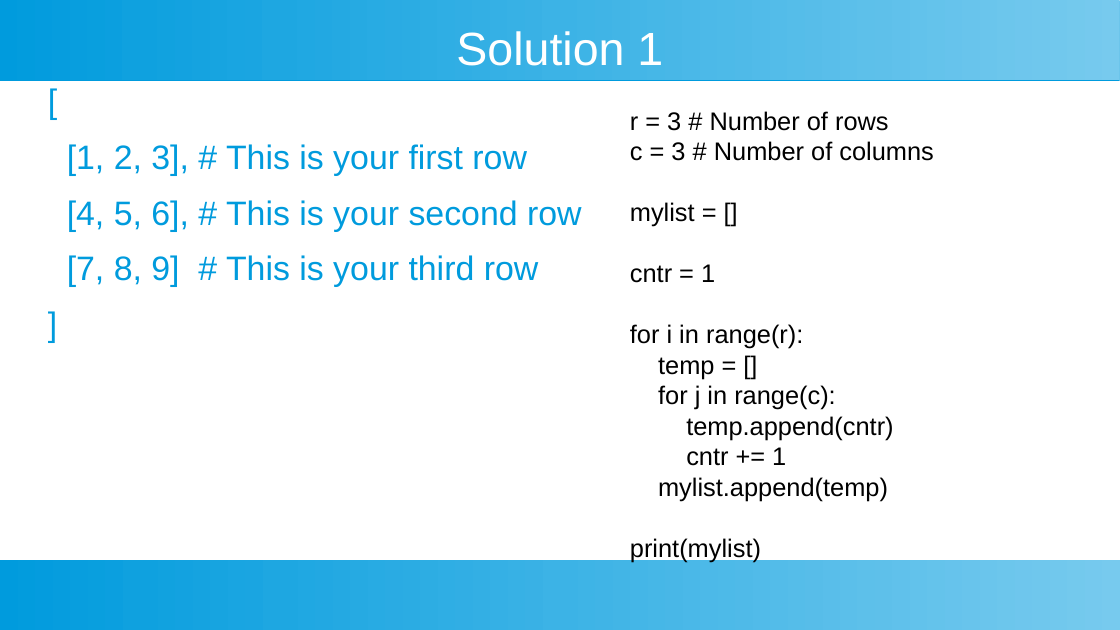
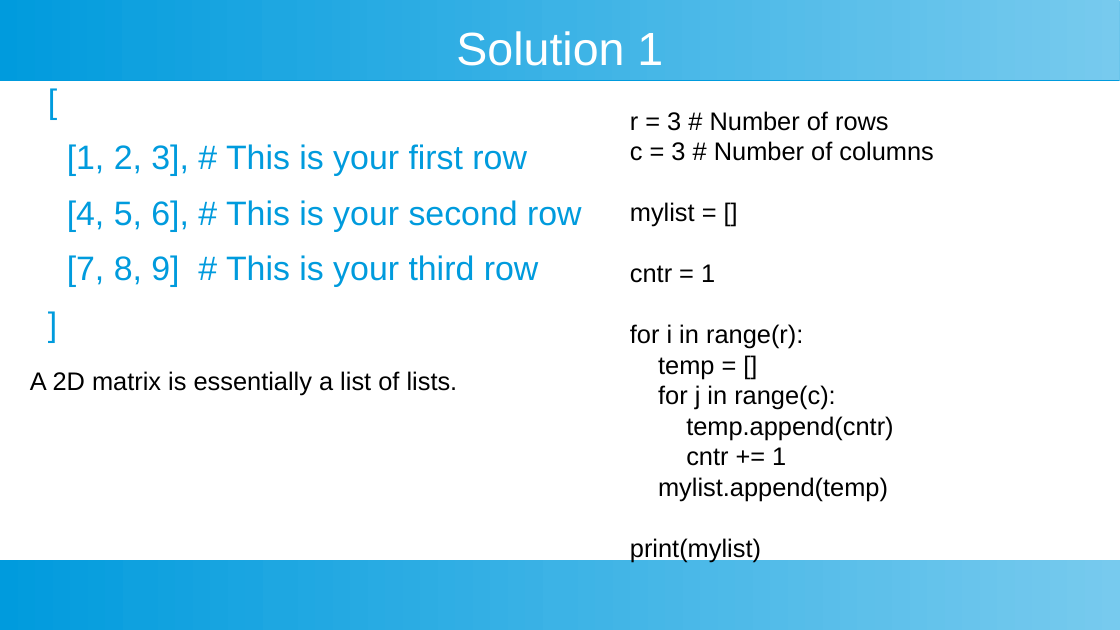
Before and after one commit to ashishjain1547/public_lessons_in_python, a slide deck: slide 10 of Ch 17 - Two Dimensional Matrix/2D Matrix.odp. Drawn at 1120x630 pixels with LibreOffice and Linux fonts; fonts in the diff are those of the drawing. Boxes give left, top, right and bottom in pixels: in the first picture for what was removed or moved away, otherwise in the second. Text is boxed around its words. In the diff, an @@ line names an element or a change of style, - is before the commit and + after.

```diff
--- a/Ch 17 - Two Dimensional Matrix/2D Matrix.odp
+++ b/Ch 17 - Two Dimensional Matrix/2D Matrix.odp
@@ text added at [30, 371, 458, 395], 18 pt, text #000000 @@
+A 2D matrix is essentially a list of lists.
```
Also in this commit, not shown: 5 other slides changed, 2 slides added, 45 other files.
